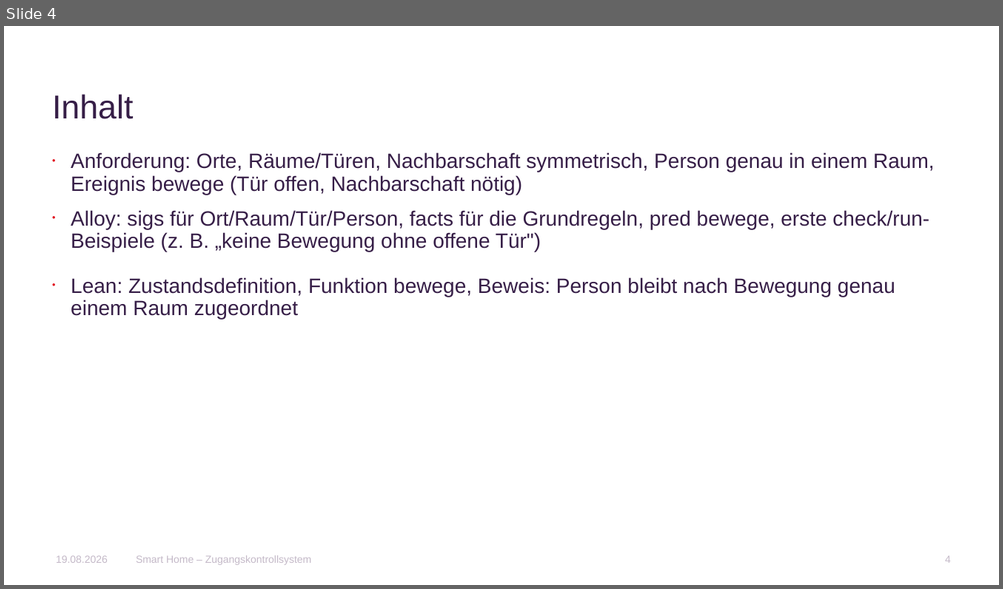
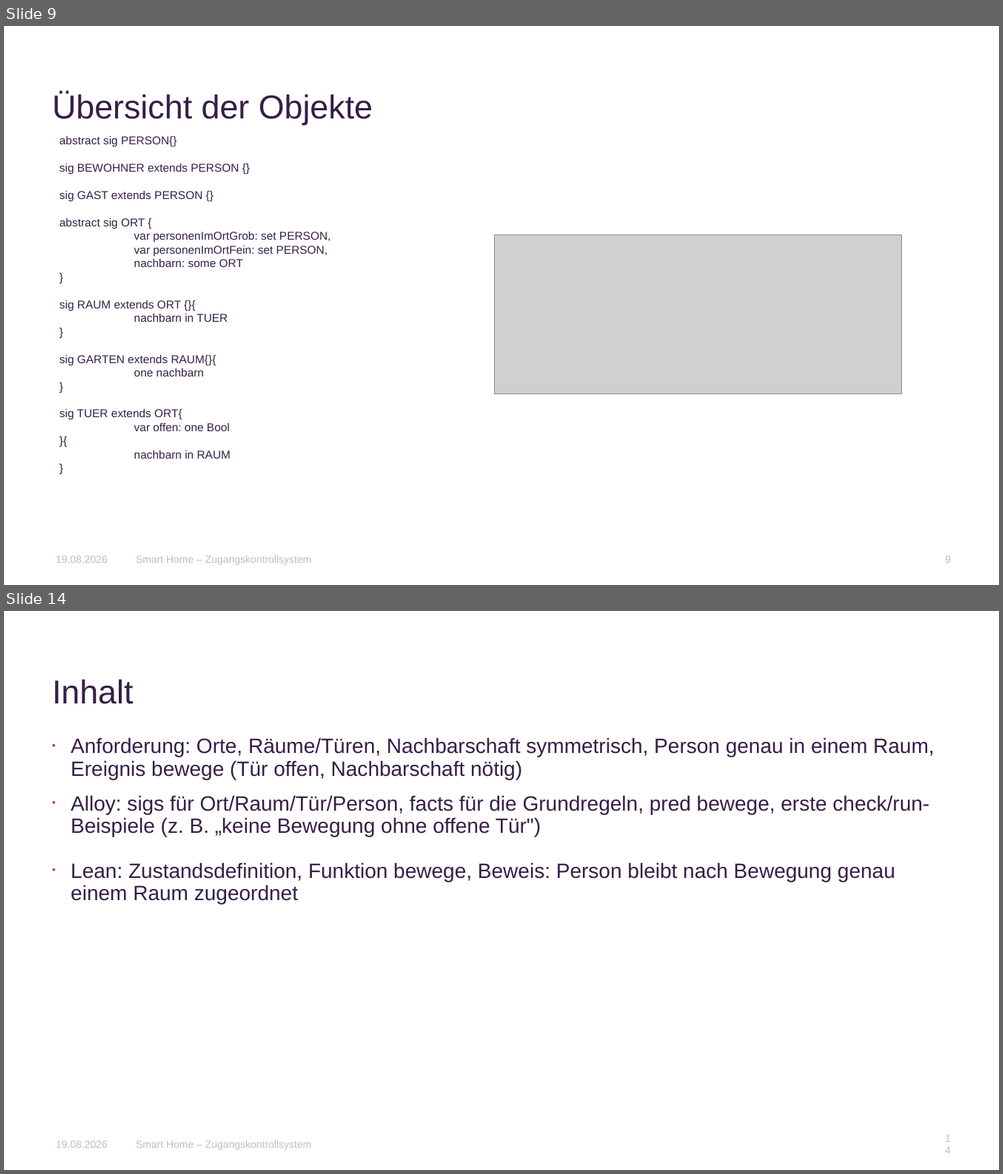
Before and after one commit to AnnaLiviaMartin/rs-smart-home, a slide deck: presentation/Smart_Home_Zugangskontrollsystem.pptx. Shown one above the other, each under a label of ours: slide 4 before the commit, slides 9 and 14 after it; the slides between them are not shown. The pictures are 1003x589 and 1003x1174 pixels, drawn with LibreOffice and Linux fonts; fonts in the diff are those of the drawing; grey boxes stand for pictures; background and template pictures are left out. Boxes give left, top, right and bottom in pixels: in the first picture for what was removed or moved away, otherwise in the second. Text is boxed around its words. In the diff, an @@ line names an element or a change of style, - is before the commit and + after.

```diff
--- a/presentation/Smart_Home_Zugangskontrollsystem.pptx
+++ b/presentation/Smart_Home_Zugangskontrollsystem.pptx
@@ slide 9 added at (x1=4, y1=26, x2=999, y2=585), background #FFFFFF @@
@@ title added at (x1=52, y1=93, x2=373, y2=125), 32 pt, text #361E47 @@
+Übersicht der Objekte
@@ text added at (x1=60, y1=136, x2=330, y2=459), 11 pt, text #361E47 @@
+abstract sig PERSON{}
+sig BEWOHNER extends PERSON {}
+sig GAST extends PERSON {}
+abstract sig ORT {
+var personenImOrtGrob: set PERSON,
+var personenImOrtFein: set PERSON,
+nachbarn: some ORT
+}
+sig RAUM extends ORT {}{
+nachbarn in TUER
+}
+sig GARTEN extends RAUM{}{
+one nachbarn
+}
+sig TUER extends ORT{
+var offen: one Bool
+}{
+nachbarn in RAUM
+}
@@ picture added at (x1=495, y1=235, x2=902, y2=395) @@
@@ text added at (x1=56, y1=556, x2=108, y2=563), 10 pt, text #C4B9C8 @@
+19.08.2026
@@ text added at (x1=136, y1=556, x2=312, y2=565), 10 pt, text #C4B9C8 @@
+Smart Home – Zugangskontrollsystem
@@ page number added at (x1=945, y1=556, x2=950, y2=563), 10 pt, text #C4B9C8 @@
+9
@@ what was slide 4 is now slide 14 @@
@@ page number at (x1=945, y1=1141, x2=950, y2=1148): text changed @@
-4
+14
```
Also in this commit, not shown: 7 slides changed, 20 other slides added, 2 other files.
